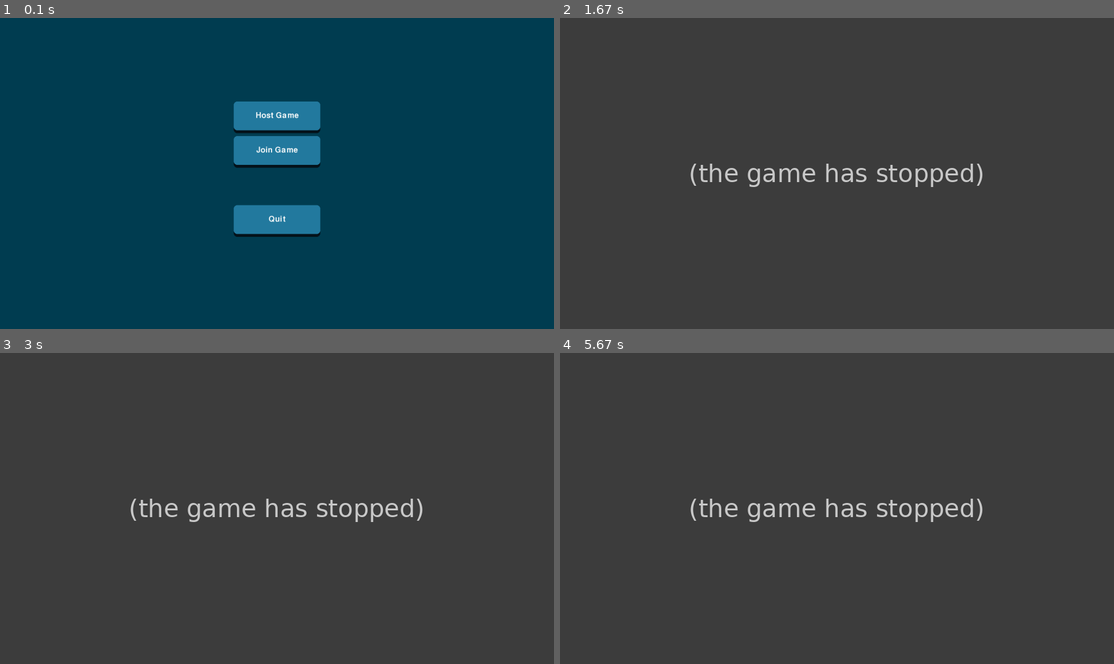
Above: before the commit, frames 1-4 (two rows, left to right).
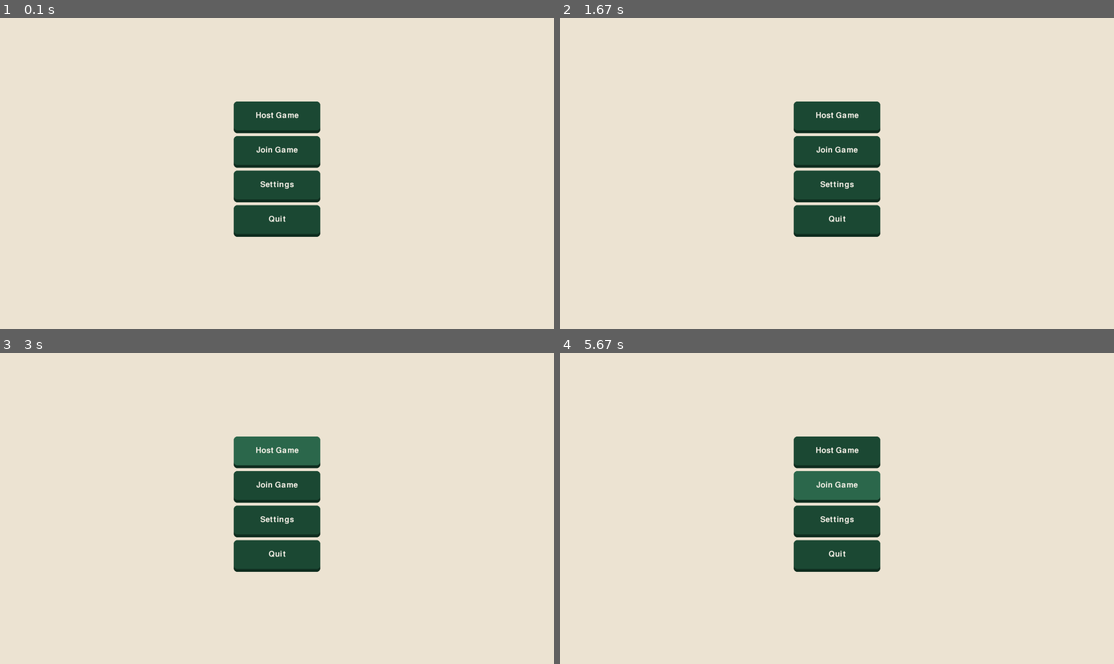
Above: after the commit, the same moments.

Repository: g2yoanivanov/code-names
Game: pygame game, started from test_run.py
Two runs of this game, one before a commit and one after it. Both use one fixed random seed, a clock stepped at 60 frames per second and the inputs below.
Inputs (mouse positions are in pixels of both pictures, inside the frame that each line leads up to):
- Up to frame 1 (0.1 s): no input
- Up to frame 2 (1.67 s): click (837, 173) at 0.38 s; click (837, 220) at 0.72 s, where only the run after the commit has a clickable "Done"; click "Host Game" at 1.05 s; click (1041, 282) at 1.55 s
- Up to frame 3 (3 s): click "Join Game" at 2.38 s; click (260, 455) at 2.88 s
- Up to frame 4 (5.67 s): click (759, 443) at 3.22 s; click (859, 496) at 5.55 s

The runs differ from the first frame. In frame 1, 100% of the frame differs, in the area x 0-100%, y 0-100%; in frame 2, 100%; in frame 3, 100%; in frame 4, 100%.
Before the commit the program exited at 0.78 s; later frames show no game.

Commit message:
Change colors, convert screen functions to screen classes

Diff:
--- a/client/client.py
+++ b/client/client.py
@@ -1,14 +1,20 @@
 import socket
-from settings import network_config
+import pygame
+
+from settings import network_config, pygame_config
+from .screens.main_menu import MainMenuScreen
 
 
 def run_client():
     client = socket.socket(socket.AF_INET, socket.SOCK_STREAM)
     client.connect((network_config.SERVER_IP, network_config.PORT))
 
-    client.sendall(b"Hello server")
+    pygame.init()
+    screen = pygame.display.set_mode(pygame_config.FULLSCREEN_SIZE, pygame.FULLSCREEN)
+    clock = pygame.time.Clock()
 
-    response = client.recv(1024)
-    print(response.decode())
+    menu = MainMenuScreen(screen, clock)
+    menu.run()
 
+    pygame.quit()
     client.close()
--- a/client/screens/main_menu.py
+++ b/client/screens/main_menu.py
@@ -1,78 +1,91 @@
 """Main menu screen for the Pygame client."""
 import pygame
 
-from client.screens import settings_menu
+from client.components.button import ButtonBuilder
+from client.screens.settings_menu import SettingsMenuScreen
 from settings import pygame_config
-from client.components.button import ButtonBuilder
 
 
-def main_menu(running: bool, screen: pygame.Surface, clock: pygame.time.Clock) -> None:
+class MainMenuScreen:
     """
-    Run the main menu screen.
+    A class representing the main menu screen.
     """
-    pygame.display.set_caption("Main Menu")
 
-    center = screen.get_rect().center
+    def __init__(self, screen: pygame.Surface, clock: pygame.time.Clock):
+        """
+        Initialize the main menu screen and its buttons.
+        """
+        self.screen = screen
+        self.clock = clock
+        self.running = True
+        self._create_buttons()
 
-    host_button = (
-        ButtonBuilder()
-        .set_coords((
-            center[0] - pygame_config.BTN_WIDTH // 2,
-            center[1] - 2*pygame_config.BTN_SPACING
-        ))
-        .set_text("Host Game")
-        .build()
-    )
+    def _create_buttons(self) -> None:
+        """
+        Create and position the main menu buttons based on the current screen center.
+        """
+        center = self.screen.get_rect().center
+        btn_x = center[0] - pygame_config.BTN_WIDTH // 2
 
-    join_button = (
-        ButtonBuilder()
-        .set_coords((
-            center[0] - pygame_config.BTN_WIDTH // 2,
-            center[1] - pygame_config.BTN_SPACING
-        ))
-        .set_text("Join Game")
-        .build()
-    )
+        self.host_button = (
+            ButtonBuilder()
+            .set_coords((btn_x, center[1] - 2 * pygame_config.BTN_SPACING))
+            .set_text("Host Game")
+            .build()
+        )
 
-    settings_button = (
+        self.join_button = (
             ButtonBuilder()
-            .set_coords((
-                center[0] - pygame_config.BTN_WIDTH // 2,
-                center[1]
-            ))
+            .set_coords((btn_x, center[1] - pygame_config.BTN_SPACING))
+            .set_text("Join Game")
+            .build()
+        )
+
+        self.settings_button = (
+            ButtonBuilder()
+            .set_coords((btn_x, center[1]))
             .set_text("Settings")
             .build()
         )
 
-    quit_button = (
-        ButtonBuilder()
-        .set_coords((
-            center[0] - pygame_config.BTN_WIDTH // 2,
-            center[1] + pygame_config.BTN_SPACING
-        ))
-        .set_text("Quit")
-        .build()
-    )
+        self.quit_button = (
+            ButtonBuilder()
+            .set_coords((btn_x, center[1] + pygame_config.BTN_SPACING))
+            .set_text("Quit")
+            .build()
+        )
 
-    while running:
-        screen.fill(pygame_config.BG_MAIN)
+    def run(self) -> None:
+        """
+        Run the main menu event and rendering loop.
+        """
+        pygame.display.set_caption("Main Menu")
+        self.running = True
 
-        for event in pygame.event.get():
-            if event.type == pygame.QUIT:
-                running = False
+        while self.running:
+            self.screen.fill(pygame_config.BG_MAIN)
 
-        if host_button.draw(screen):
-            pass
+            for event in pygame.event.get():
+                if event.type == pygame.QUIT:
+                    self.running = False
 
-        if join_button.draw(screen):
-            pass
+            if self.host_button.draw(self.screen):
+                pass
 
-        # if settings_button.draw(screen):
-        #     settings_menu.settings_menu(running, screen, clock)
+            if self.join_button.draw(self.screen):
+                pass
 
-        if quit_button.draw(screen):
-            print("Quit button clicked!")
-            running = False
+            if self.settings_button.draw(self.screen):
+                settings_screen = SettingsMenuScreen(self.screen, self.clock)
+                keep_running = settings_screen.run()
+                self.screen = settings_screen.screen
+                self._create_buttons()
+                pygame.display.set_caption("Main Menu")
+                if not keep_running:
+                    self.running = False
 
-        pygame.display.flip()
-        clock.tick(pygame_config.FPS)
+            if self.quit_button.draw(self.screen):
+                self.running = False
+
+            pygame.display.flip()
+            self.clock.tick(pygame_config.FPS)
--- a/client/screens/settings_menu.py
+++ b/client/screens/settings_menu.py
@@ -1,79 +1,82 @@
 """Settings menu screen for the Pygame client."""
 import pygame
 
+from client.components.button import ButtonBuilder
 from settings import pygame_config
-from client.components.button import ButtonBuilder
-
-from . import main_menu
 
 
-def settings_menu(running: bool, screen: pygame.Surface, clock: pygame.time.Clock) -> None:
+class SettingsMenuScreen:
     """
-    Run the settings menu screen.
+    A class representing the settings menu screen.
     """
-    pygame.display.set_caption("Settings Menu")
 
-    center = screen.get_rect().center
+    def __init__(self, screen: pygame.Surface, clock: pygame.time.Clock):
+        """
+        Initialize the settings menu screen and its buttons.
+        """
+        self.screen = screen
+        self.clock = clock
+        self.running = True
+        self._create_buttons()
 
-    start_button = (
-        ButtonBuilder()
-        .set_coords((
-            center[0] - pygame_config.BTN_WIDTH // 2,
-            center[1] - 2*pygame_config.BTN_SPACING
-        ))
-        .set_text("Start Game")
-        .build()
-    )
+    def _create_buttons(self) -> None:
+        """
+        Create and position the settings menu buttons based on the current screen center.
+        """
+        center = self.screen.get_rect().center
+        btn_x = center[0] - pygame_config.BTN_WIDTH // 2
 
-    fullscreen_button = (
-        ButtonBuilder()
-        .set_coords((
-            center[0] - pygame_config.BTN_WIDTH // 2,
-            center[1] - pygame_config.BTN_SPACING
-        ))
-        .set_text("Fullscreen")
-        .build()
-    )
+        self.fullscreen_button = (
+            ButtonBuilder()
+            .set_coords((btn_x, center[1] - pygame_config.BTN_SPACING))
+            .set_text("Fullscreen")
+            .build()
+        )
 
-    windowed_button = (
-        ButtonBuilder()
-        .set_coords((
-            center[0] - pygame_config.BTN_WIDTH // 2,
-            center[1]
-        ))
-        .set_text("800x600")
-        .build()
-    )
+        self.windowed_button = (
+            ButtonBuilder()
+            .set_coords((btn_x, center[1]))
+            .set_text("800x600")
+            .build()
+        )
 
-    back_button = (
-        ButtonBuilder()
-        .set_coords((
-            center[0] - pygame_config.BTN_WIDTH // 2,
-            center[1] + 2*pygame_config.BTN_SPACING
-        ))
-        .set_text("Done")
-        .build()
-    )
+        self.back_button = (
+            ButtonBuilder()
+            .set_coords((btn_x, center[1] + pygame_config.BTN_SPACING))
+            .set_text("Done")
+            .build()
+        )
 
-    while running:
-        screen.fill(pygame_config.BG_MAIN)
+    def run(self) -> bool:
+        """
+        Run the settings menu loop.
+        Returns True when returning to the main menu, or False if the window was closed.
+        """
+        pygame.display.set_caption("Settings Menu")
+        self.running = True
 
-        for event in pygame.event.get():
-            if event.type == pygame.QUIT:
-                running = False
+        while self.running:
+            self.screen.fill(pygame_config.BG_MAIN)
 
-        if fullscreen_button.draw(screen):
-            pass
+            for event in pygame.event.get():
+                if event.type == pygame.QUIT:
+                    self.running = False
+                    return False
 
-        if windowed_button.draw(screen):
-            pass
+            if self.fullscreen_button.draw(self.screen):
+                self.screen = pygame.display.set_mode(
+                    pygame_config.FULLSCREEN_SIZE, pygame.FULLSCREEN
+                )
+                self._create_buttons()
 
-        if start_button.draw(screen):
-            main_menu.main_menu(running, screen, clock)
+            if self.windowed_button.draw(self.screen):
+                self.screen = pygame.display.set_mode(pygame_config.SCREEN_SIZE)
+                self._create_buttons()
 
-        if back_button.draw(screen):
-            print("Back button clicked!")
-            running = False
+            if self.back_button.draw(self.screen):
+                self.running = False
 
-        pygame.display.flip()
-        clock.tick(pygame_config.FPS)
+            pygame.display.flip()
+            self.clock.tick(pygame_config.FPS)
+
+        return True
--- a/settings/pygame_config.py
+++ b/settings/pygame_config.py
@@ -13,28 +13,37 @@
 SCREEN_SIZE = (SCREEN_WIDTH, SCREEN_HEIGHT)
 FULLSCREEN_SIZE = (FULLSCREEN_WIDTH, FULLSCREEN_HEIGHT)
 
-# COLORS
+# COLORS (60% Oat Milk / 30% Forest Green / 10% Tomato Red)
 COLORS: dict[str, tuple[int, int, int]] = {
-    "MIDNIGHT": (6, 20, 28),
-    "NAVY": (11, 32, 43),
-    "DARK_TEAL": (0, 62, 82),
-    "BLUE": (36, 123, 160),
-    "SURF": (0, 165, 207),
-    "GREEN": (42, 187, 155),
-    "PINK": (255, 22, 84),
-    "GRAY": (184, 196, 194),
-    "CREAM": (244, 241, 222),
-    "WHITE": (245, 249, 250),
+    # 60% Base - Oat Milk & shades
+    "OAT_LIGHT": (248, 243, 234),
+    "OAT_MILK": (238, 229, 212),
+    "OAT_DARK": (214, 203, 182),
+    "OAT_SHADOW": (184, 172, 150),
+
+    # 30% Secondary - Forest Green & shades
+    "FOREST_LIGHT": (45, 105, 77),
+    "FOREST_GREEN": (29, 74, 53),
+    "FOREST_DARK": (16, 46, 32),
+
+    # 10% Accent - Tomato Red & shades
+    "TOMATO_LIGHT": (250, 98, 76),
+    "TOMATO_RED": (242, 70, 46),
+    "TOMATO_DARK": (186, 45, 26),
 }
 
-# BACKGROUNDS
-BG_PANEL = COLORS["NAVY"]
-BG_MAIN = COLORS["DARK_TEAL"]
+# BACKGROUNDS (60% Oat Milk)
+BG_MAIN = COLORS["OAT_MILK"]
+BG_PANEL = COLORS["OAT_DARK"]
 
-# BUTTONS
-BTN_MAIN = COLORS["BLUE"]
-BTN_HOVER = COLORS["SURF"]
-BTN_SHADOW = COLORS["MIDNIGHT"]
+# BUTTONS (30% Forest Green with 10% Tomato Red accent/hover options)
+BTN_MAIN = COLORS["FOREST_GREEN"]
+BTN_HOVER = COLORS["FOREST_LIGHT"]
+BTN_SHADOW = COLORS["FOREST_DARK"]
+
+BTN_ACCENT = COLORS["TOMATO_RED"]
+BTN_ACCENT_HOVER = COLORS["TOMATO_LIGHT"]
+BTN_ACCENT_SHADOW = COLORS["TOMATO_DARK"]
 
 BTN_WIDTH = 300
 BTN_HEIGHT = 100
@@ -42,15 +51,15 @@
 BTN_SPACING = 120
 
 # CARDS
-CARD_FACE = COLORS["CREAM"]
-CARD_NEUTRAL = COLORS["GRAY"]
-CARD_GREEN = COLORS["GREEN"]
-CARD_BOMB = COLORS["PINK"]
-CARD_SHADOW = COLORS["MIDNIGHT"]
+CARD_FACE = COLORS["OAT_LIGHT"]
+CARD_NEUTRAL = COLORS["OAT_DARK"]
+CARD_GREEN = COLORS["FOREST_GREEN"]
+CARD_BOMB = COLORS["TOMATO_RED"]
+CARD_SHADOW = COLORS["FOREST_DARK"]
 
 # TEXT
-TEXT_LIGHT = COLORS["WHITE"]
-TEXT_DARK = COLORS["NAVY"]
+TEXT_LIGHT = COLORS["OAT_LIGHT"]
+TEXT_DARK = COLORS["FOREST_DARK"]
 
 # FONTS
 pygame.font.init()
--- a/test_run.py
+++ b/test_run.py
@@ -1,22 +1,22 @@
 import pygame
 
-from client.screens import main_menu
+from client.screens.main_menu import MainMenuScreen
 from settings import pygame_config
 
 
 def main() -> None:
     """
-    Entry point for the application.
+    Entry point for testing the UI screens.
     """
     pygame.init()
     screen = pygame.display.set_mode(pygame_config.FULLSCREEN_SIZE, pygame.FULLSCREEN)
+    clock = pygame.time.Clock()
 
-    clock = pygame.time.Clock()
-    running = True
-
-    main_menu.main_menu(running, screen, clock)
+    menu = MainMenuScreen(screen, clock)
+    menu.run()
 
     pygame.quit()
 
+
 if __name__ == "__main__":
     main()
